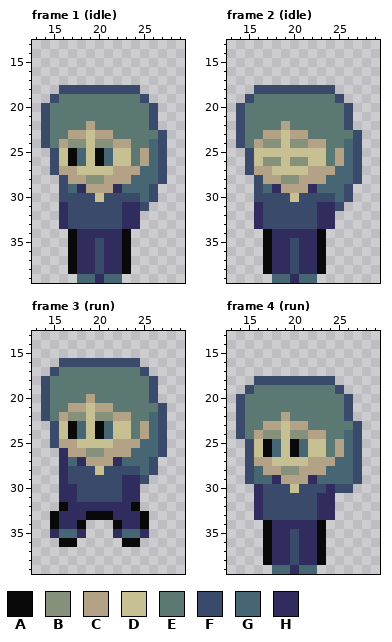
Two versions of one pixel-art file, assets/sprites/player/soldier/soldier.aseprite. The first picture shows the starting point.
40x40 pixels, 6 frames. Shown: frame 1 (idle): x 13..29, y 13..39; frame 2 (idle): x 13..29, y 13..39; frame 3 (run): x 13..29, y 13..39; frame 4 (run): x 13..29, y 13..39. The commit also changed other frames, which this record leaves out.
Palette (. is transparent): A #090909  B #85917a  C #b3a286  D #c7c093  E #5c7873  F #3a4a6b  G #466673  H #302c5e
Pixels before, frame 1 (idle), first column x 14:
18 ..FFFFFFFFF...
19 .FEEEEEEEEEF..
20 FEEEEEEEEEEEF.
21 FEEEEEEEEEEEF.
22 FEEEECEEEEEEF.
23 FEECCDCCEEEEEF
24 FECBBDBBCCEEGF
25 .FDAGDAGDDECGF
26 .FDAGDAGDDECGF
27 .FCCDDDDCCCGGF
28 ..FCCBBCCCGGGF
29 ..FGHCCCHGGGF.
30 ..FFFFDFFFFGF.
31 ..HFFFFFFHHF..
32 ..HFFFFFFHH...
33 ..HFFFFFFHH...
34 ...AHHHHHA....
35 ...AHHFHHA....
36 ...AHHFHHA....
37 ...AHHFHHA....
38 ...AHHFHHA....
39 ....GGHGG.....
Pixels before, frame 2 (idle), first column x 14:
18 ..FFFFFFFFF...
19 .FEEEEEEEEEF..
20 FEEEEEEEEEEEF.
21 FEEEEEEEEEEEF.
22 FEEEECEEEEEEF.
23 FEECCDCCEEEEEF
24 FECBBDBBCCEEGF
25 .FDDDDDDDDECGF
26 .FDBBDBBDDECGF
27 .FCCDDDDCCCGGF
28 ..FCCBBCCCGGGF
29 ..FGHCCCHGGGF.
30 ..FFFFDFFFFGF.
31 ..HFFFFFFHHF..
32 ..HFFFFFFHH...
33 ..HFFFFFFHH...
34 ...AHHHHHA....
35 ...AHHFHHA....
36 ...AHHFHHA....
37 ...AHHFHHA....
38 ...AHHFHHA....
39 ....GGHGG.....
Pixels before, frame 3 (run), first column x 14:
16 ..FFFFFFFFF...
17 .FEEEEEEEEEF..
18 FEEEEEEEEEEEF.
19 FEEEEEEEEEEEF.
20 FEEEECEEEEEEF.
21 FEECCDCCEEEEEF
22 FECBBDBBCCEEGF
23 .FDAGDAGDDECGF
24 .FDAGDAGDDECGF
25 .FCCDDDDCCCGGF
26 ..HCCBBCCCGGGF
27 ..HGHCCCHGGGF.
28 ..HFFFDFFFFGF.
29 ..HFFFFFFHHF..
30 ..HHFFFFFHH...
31 ..HHFFFFFHH...
32 ..AHHHHHHHA...
33 .AHHHAAAHHHA..
34 .AHHA...AHHA..
35 .HGGH...HGGH..
36 ..AA.....AA...
Pixels before, frame 4 (run), first column x 14:
18 ..FFFFFFFFF...
19 .FEEEEEEEEEF..
20 FEEEEEEEEEEEF.
21 FEEEEEEEEEEEF.
22 FEEEECEEEEEEF.
23 FEECCDCCEEEEEF
24 FECBBDBBCCEEGF
25 .FDAGDAGDDECGF
26 .FDAGDAGDDECGF
27 .FCCDDDDCCCGGF
28 .FGCCBBCCCGGGF
29 .FGGHCCCHGGGGF
30 ..HFFFDFFFHFF.
31 ..HFFFFFFHH...
32 ..HFFFFFFHH...
33 ..HFFFFFFHH...
34 ...AHHHHHA....
35 ...AHHFHHA....
36 ...AHHFHHA....
37 ...AHHFHHA....
38 ...AHHFHHA....
39 ....GGHGG.....
Once edited:
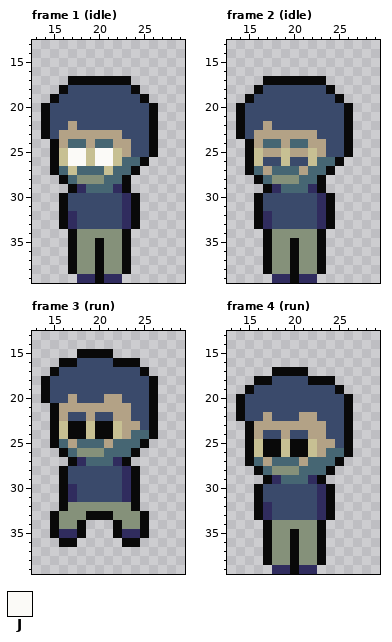
Colours new in this view: J #fbfaf7
Changes in this commit:
layer "man" now shown
layer "girl" now hidden
Changed rows in their new state; - is an unchanged pixel.
Frame 1 (idle):
first column x 14:
17 ---AAAAAAA----
18 --A-------A---
19 -AFFFFFFFFFA--
20 AFFFFFFFFFFFA-
21 AFFFFFFFFFFFA-
22 AFFCFFFFFFFFA-
23 AFC--C--CFFFA.
24 .A-GGCGG--FFA.
25 -A-JJ-JJ-CFFA.
26 -A-JJ-JJ-GGA..
27 -AGDGGG-GGA...
28 --AGB--GGA....
29 --.A-GGG-A...-
30 --A---F--HA..-
31 --A-------A.--
32 --AH------A---
33 --AH------A---
34 ----BBBBB-----
35 ----BBABB-----
36 ----BBABB-----
37 ----BBABB-----
38 ----BBABB-----
39 ----HHAHH-----
Frame 2 (idle):
first column x 14:
17 ---AAAAAAA----
18 --A-------A---
19 -AFFFFFFFFFA--
20 AFFFFFFFFFFFA-
21 AFFFFFFFFFFFA-
22 AFFCFFFFFFFFA-
23 AFC--C--CFFFA.
24 .A-GGCGG--FFA.
25 -A-CC-CC-CFFA.
26 -A-FF-FF-GGA..
27 -AG-GGGCGGA...
28 --AGB--GGA....
29 --.A-GGG-A...-
30 --A---F--HA..-
31 --A-------A.--
32 --AH------A---
33 --AH------A---
34 ----BBBBB-----
35 ----BBABB-----
36 ----BBABB-----
37 ----BBABB-----
38 ----BBABB-----
39 ----HHAHH-----
Frame 3 (run):
first column x 14:
15 ----AAAA------
16 --AA----AAA---
17 -AFFFFFFFFFA--
18 AFFFFFFFFFFFA-
19 AFFFFFFFFFFFA-
20 AFFCFFFCCFFFA-
21 .AC--C--CCFFA.
22 .A-FFCFF--FFA.
23 -A--A--A-CCFA.
24 -A--A--A-CGGA.
25 -AG-GGGCGGGA..
26 --AGB--GGGA...
27 --.A-GGG-A...-
28 --A---F--HA..-
29 --A-------A.--
30 --A-------A---
31 --A-------A---
32 ---BBBBBBB----
33 --BBB---BBB---
34 --BB-----BB---
35 -AHHA---AHHA--
Frame 4 (run):
first column x 14:
17 ----AAAA------
18 --AA----AAA---
19 -AFFFFFFFFFA--
20 AFFFFFFFFFFFA-
21 AFFFFFFFFFFFA-
22 AFFCFFFCCFFFA-
23 .AC--C--CCFFA.
24 .A-FFCFF--FFA.
25 -A--A--A-CCFA.
26 -A--A--A-CGGA.
27 -AG-GGGCGGGA..
28 -.AGB--GGGA...
29 -..A-GGG-A....
30 --A---F--HA..-
31 --A-------A---
32 --AH------A---
33 --AH------A---
34 ----BBBBB-----
35 ----BBABB-----
36 ----BBABB-----
37 ----BBABB-----
38 ----BBABB-----
39 ----HHAHH-----
